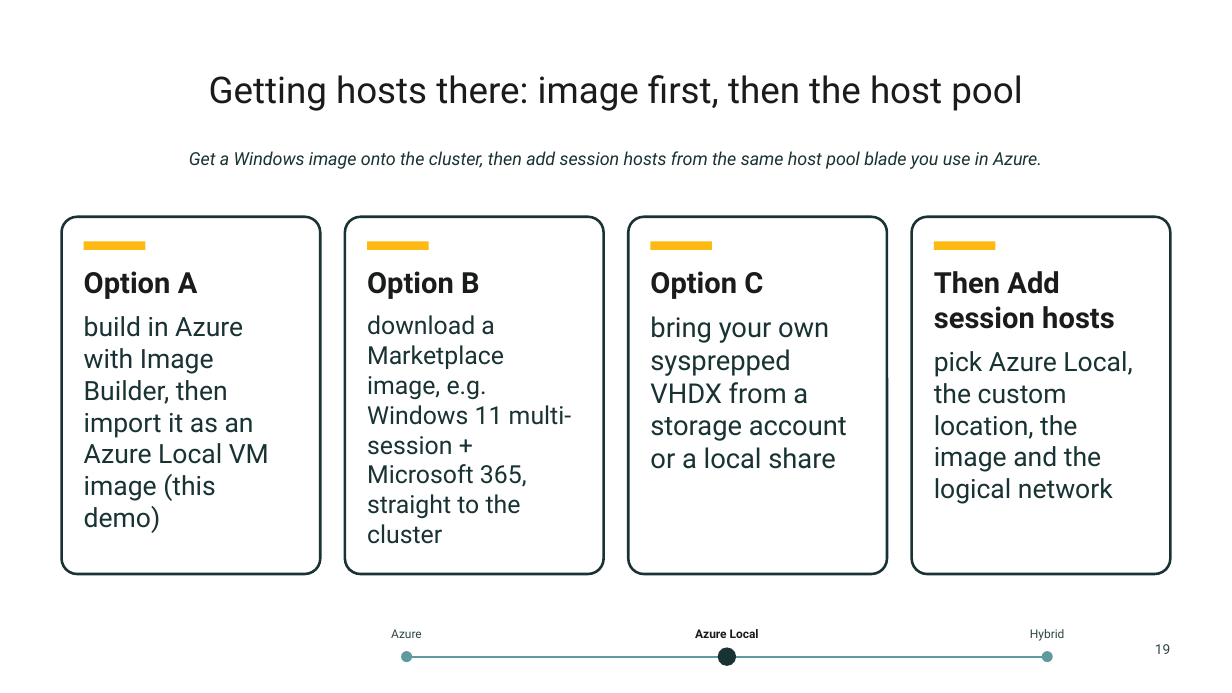
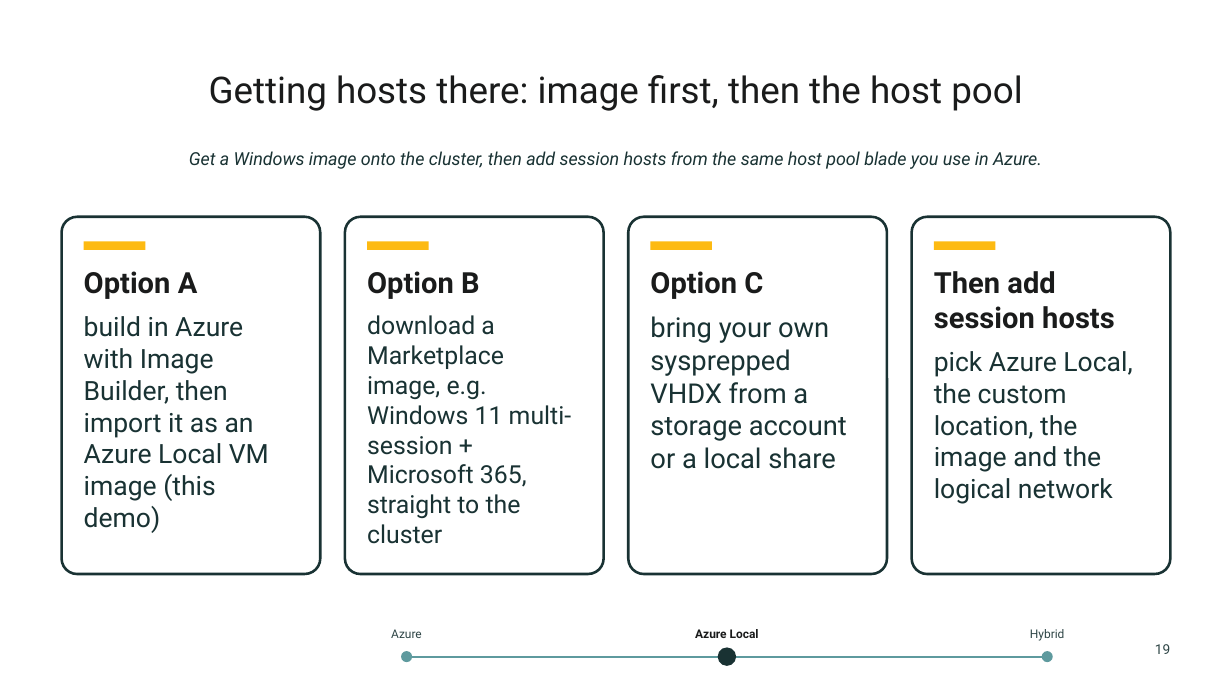
Before and after one commit to thisismydemo/nic2026_avd, a slide deck: slide 19 of presentation/AVD_Anywhere_NIC2026.pptx. Drawn at 1232x693 pixels with LibreOffice and Linux fonts; fonts in the diff are those of the drawing; background and template pictures are left out. Boxes give left, top, right and bottom in pixels: in the first picture for what was removed or moved away, otherwise in the second. Text is boxed around its words. In the diff, an @@ line names an element or a change of style, - is before the commit and + after.

```diff
--- a/presentation/AVD_Anywhere_NIC2026.pptx
+++ b/presentation/AVD_Anywhere_NIC2026.pptx
@@ text at box(934, 271, 1115, 329): text changed @@
-Then Add session hosts
+Then add session hosts
```
Also in this commit, not shown: 13 other slides changed.
